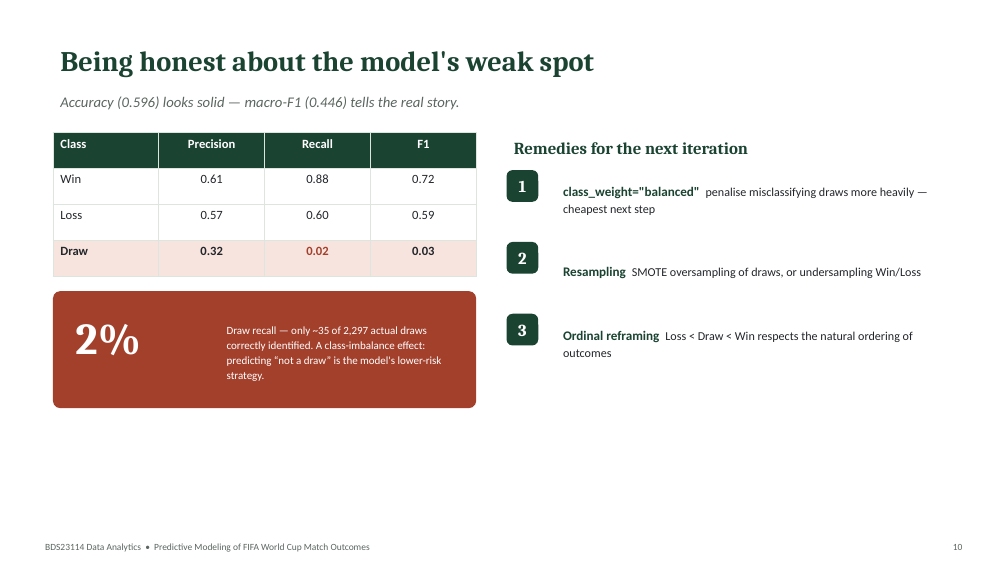
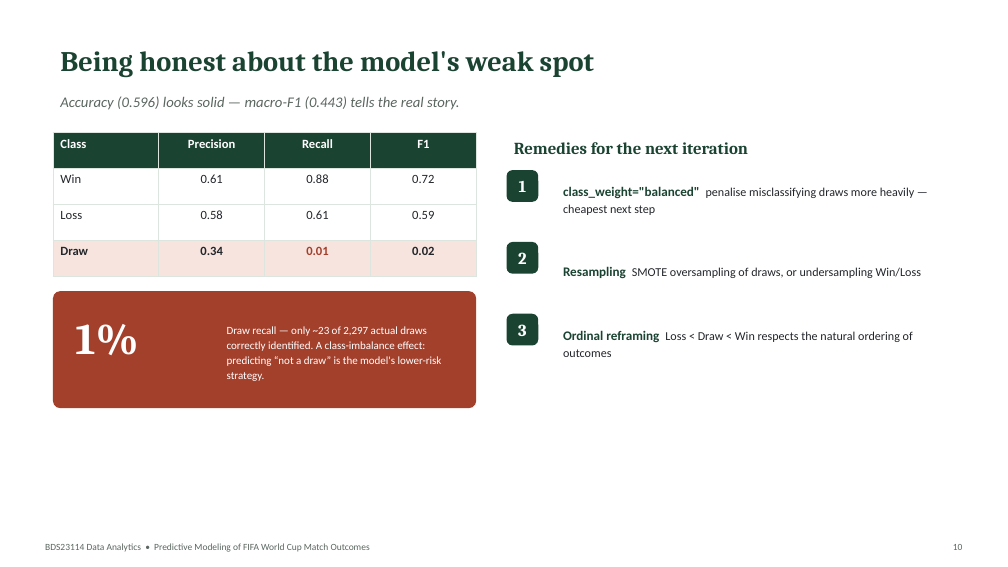
Before and after one commit to LEEWXIN/world-cup-outcome-prediction, a slide deck: slide 10 of presentation/World_Cup_Presentation.pptx. Drawn at 1008x567 pixels with LibreOffice and Linux fonts; fonts in the diff are those of the drawing. Boxes give left, top, right and bottom in pixels: in the first picture for what was removed or moved away, otherwise in the second. Text is boxed around its words. In the diff, an @@ line names an element or a change of style, - is before the commit and + after.

```diff
--- a/presentation/World_Cup_Presentation.pptx
+++ b/presentation/World_Cup_Presentation.pptx
@@ text at (x1=60, y1=96, x2=460, y2=110): text changed @@
-Accuracy (0.596) looks solid — macro-F1 (0.446) tells the real story.
+Accuracy (0.596) looks solid — macro-F1 (0.443) tells the real story.
@@ table at (x1=53, y1=132, x2=476, y2=276) @@
-row 3, column 2: 0.57
+row 3, column 2: 0.58
-row 3, column 3: 0.60
+row 3, column 3: 0.61
-row 4: Draw | 0.32 | 0.02 | 0.03
+row 4: Draw | 0.34 | 0.01 | 0.02
@@ text at (x1=75, y1=324, x2=138, y2=355): text changed @@
-2%
+1%
@@ text at (x1=227, y1=326, x2=442, y2=381): text changed @@
-Draw recall — only ~35 of 2,297 actual draws correctly identified. A class-imbalance effect: predicting “not a draw” is the model's lower-risk strategy.
+Draw recall — only ~23 of 2,297 actual draws correctly identified. A class-imbalance effect: predicting “not a draw” is the model's lower-risk strategy.
```
Also in this commit, not shown: 1 other slide changed, 4 other files.
